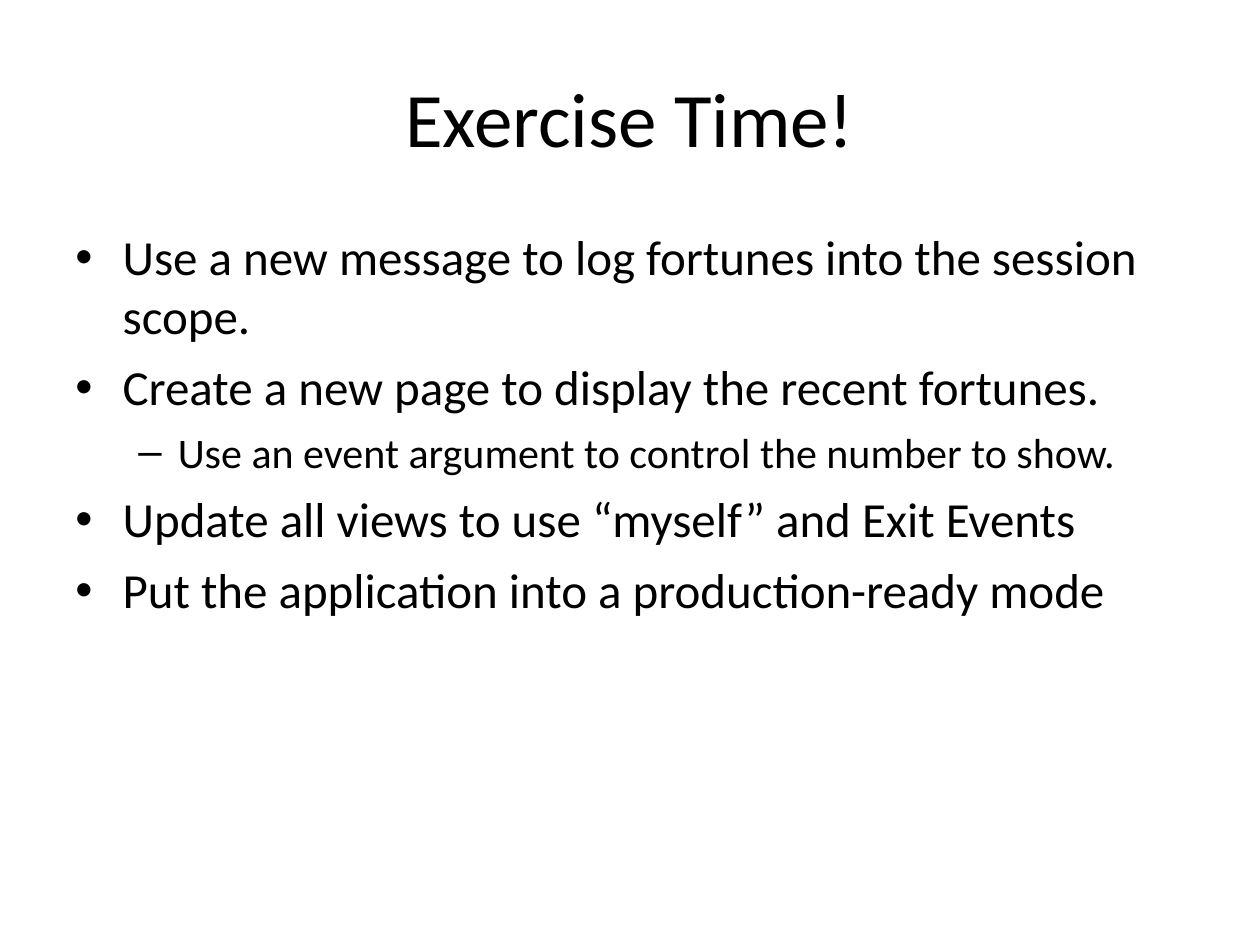
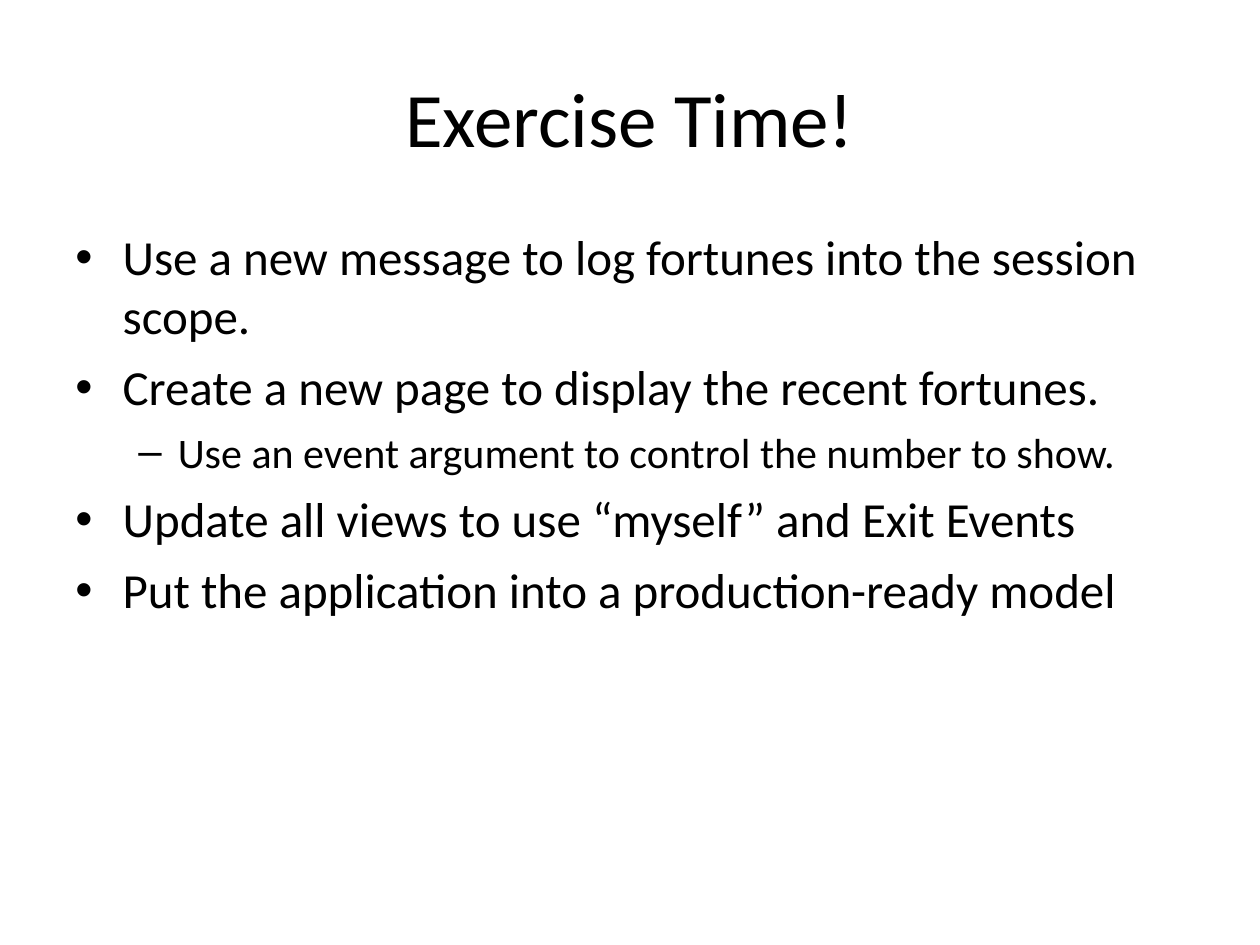
Before and after one commit to dhughes/OldPresentations, a slide deck: slide 14 of Trunk/Model-Glue 3 Day For Teratech/documents/Model-Glue In-Depth.ppt. Drawn at 1260x945 pixels with LibreOffice and Linux fonts; fonts in the diff are those of the drawing; background and template pictures are left out. Boxes give left, top, right and bottom in pixels: in the first picture for what was removed or moved away, otherwise in the second. Text is boxed around its words. In the diff, an @@ line names an element or a change of style, - is before the commit and + after.

```diff
--- a/Trunk/Model-Glue 3 Day For Teratech/documents/Model-Glue In-Depth.ppt
+++ b/Trunk/Model-Glue 3 Day For Teratech/documents/Model-Glue In-Depth.ppt
@@ text at <box>123,574,1115,616</box>: text changed @@
-• Put the application into a production-ready mode
+• Put the application into a production-ready model
```
Also in this commit, not shown: 5 other files.
